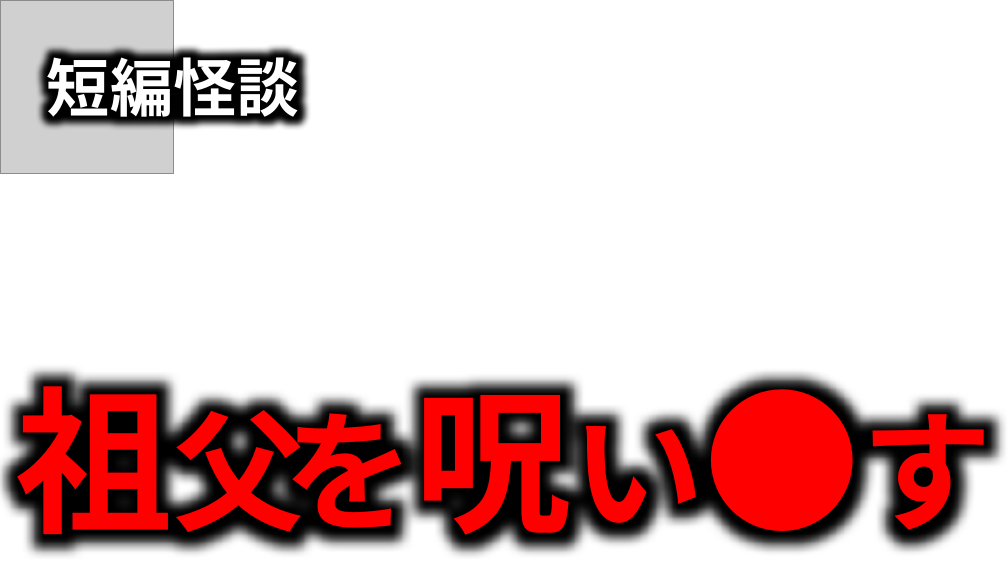
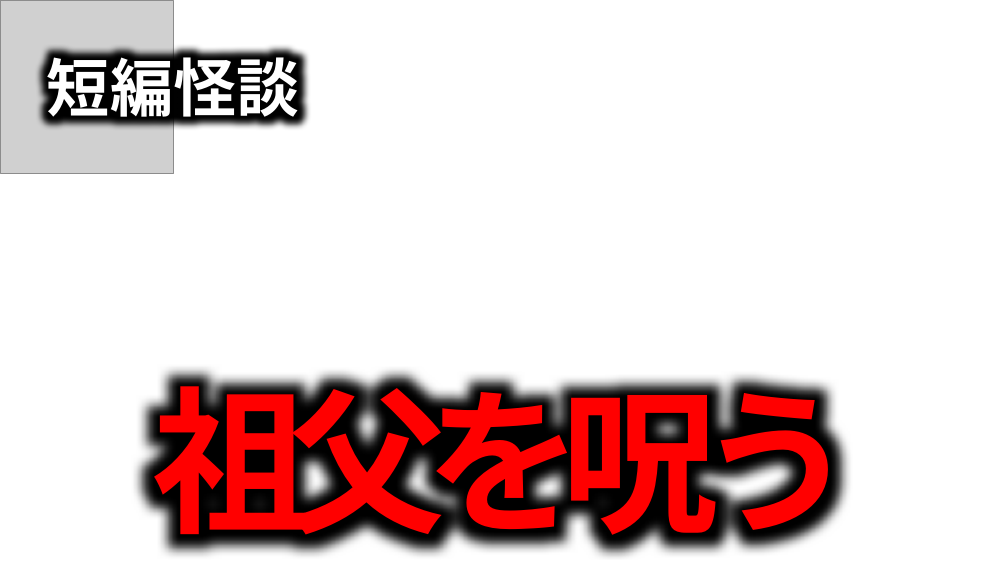
Before and after one commit to takeko333/ContentGenerator, a slide deck: slide 3 of bkup/Channels/ほたてまだこ/サムネイル_Horror.pptx (slide 1 before the commit). Drawn at 1008x567 pixels with LibreOffice and Linux fonts; fonts in the diff are those of the drawing; grey boxes stand for pictures; background and template pictures are left out. Boxes give left, top, right and bottom in pixels: in the first picture for what was removed or moved away, otherwise in the second. Text is boxed around its words. In the diff, an @@ line names an element or a change of style, - is before the commit and + after.

```diff
--- a/bkup/Channels/ほたてまだこ/サムネイル_Horror.pptx
+++ b/bkup/Channels/ほたてまだこ/サムネイル_Horror.pptx
@@ text at <box>152,360,855,559</box>: text changed; size 125 to 150 pt @@
-祖父を呪い●す
+祖父を呪う
```
Also in this commit, not shown: 2 other slides changed, 3 other files.
